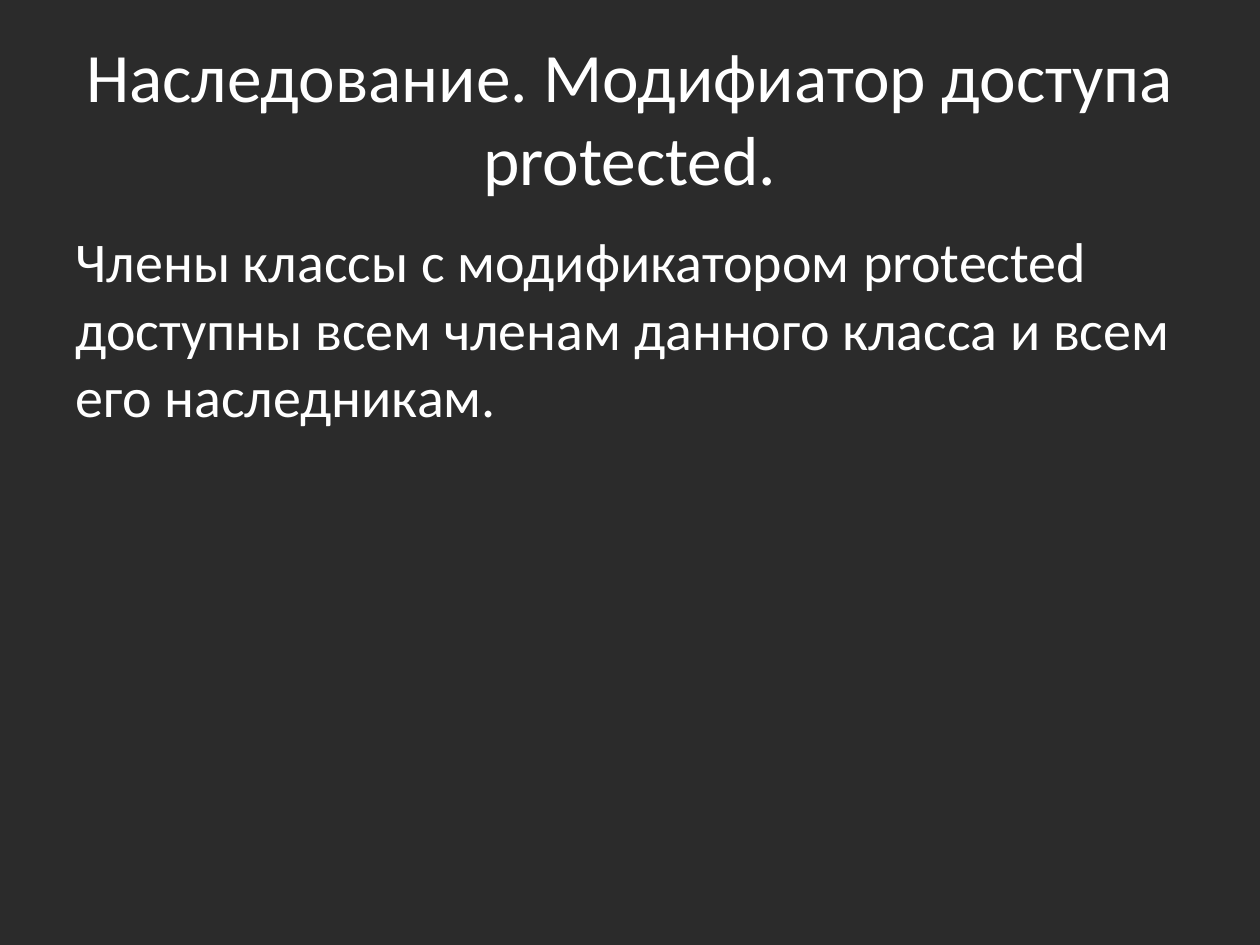
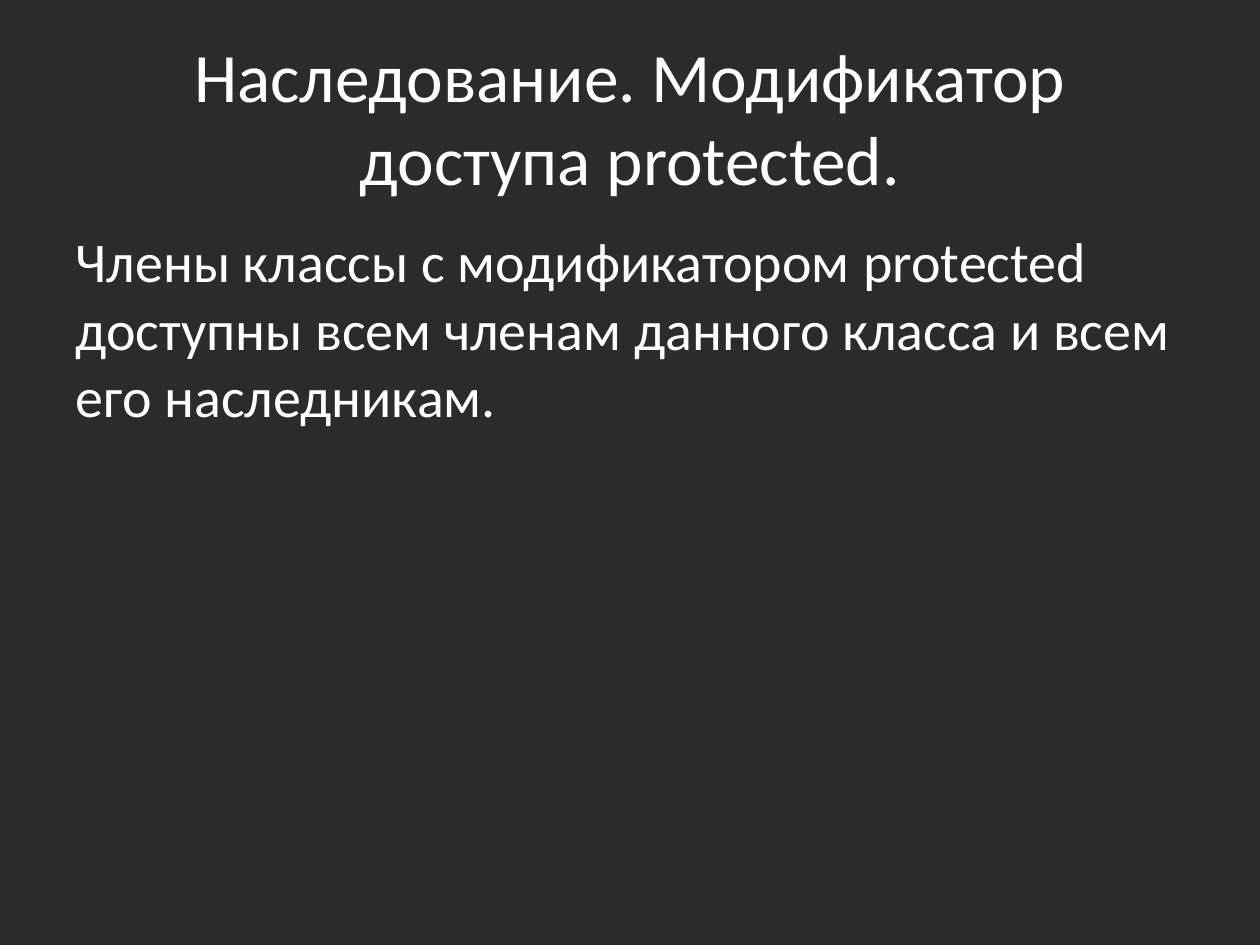
Before and after one commit to bazile/Training, a slide deck: slide 19 of Presentation/lesson-02-oop.pptx (slide 14 before the commit). Drawn at 1260x945 pixels with LibreOffice and Linux fonts; fonts in the diff are those of the drawing; background and template pictures are left out; a plain dark background stands for a picture behind light text. Boxes give left, top, right and bottom in pixels: in the first picture for what was removed or moved away, otherwise in the second. Text is boxed around its words. In the diff, an @@ line names an element or a change of style, - is before the commit and + after.

```diff
--- a/Presentation/lesson-02-oop.pptx
+++ b/Presentation/lesson-02-oop.pptx
@@ title at (194,55,1066,197): text changed @@
-Наследование. Модифиатор доступа protected.
+Наследование. Модификатор доступа protected.
```
Also in this commit, not shown: 4 other slides changed, 5 slides added, 1 other file.
